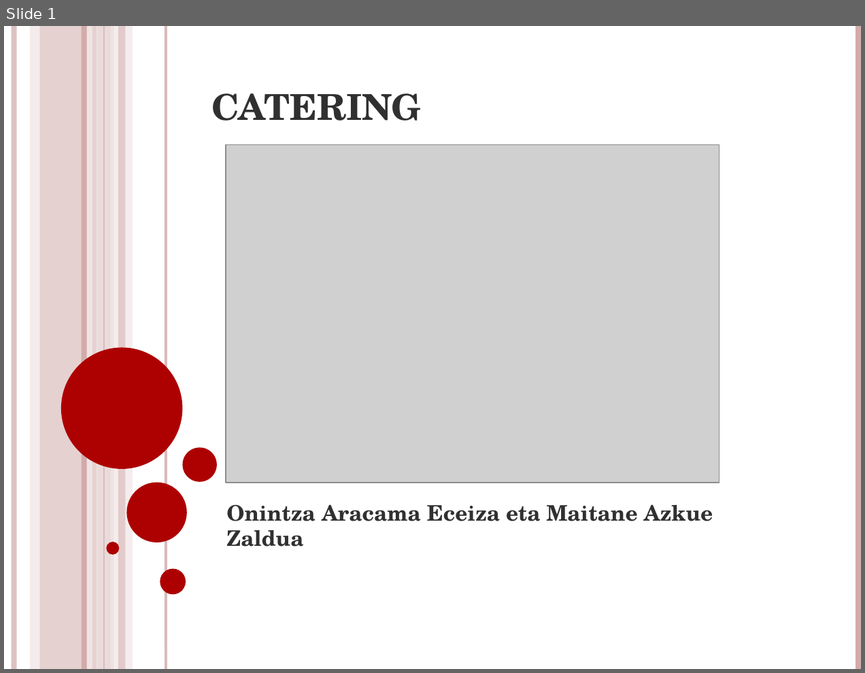
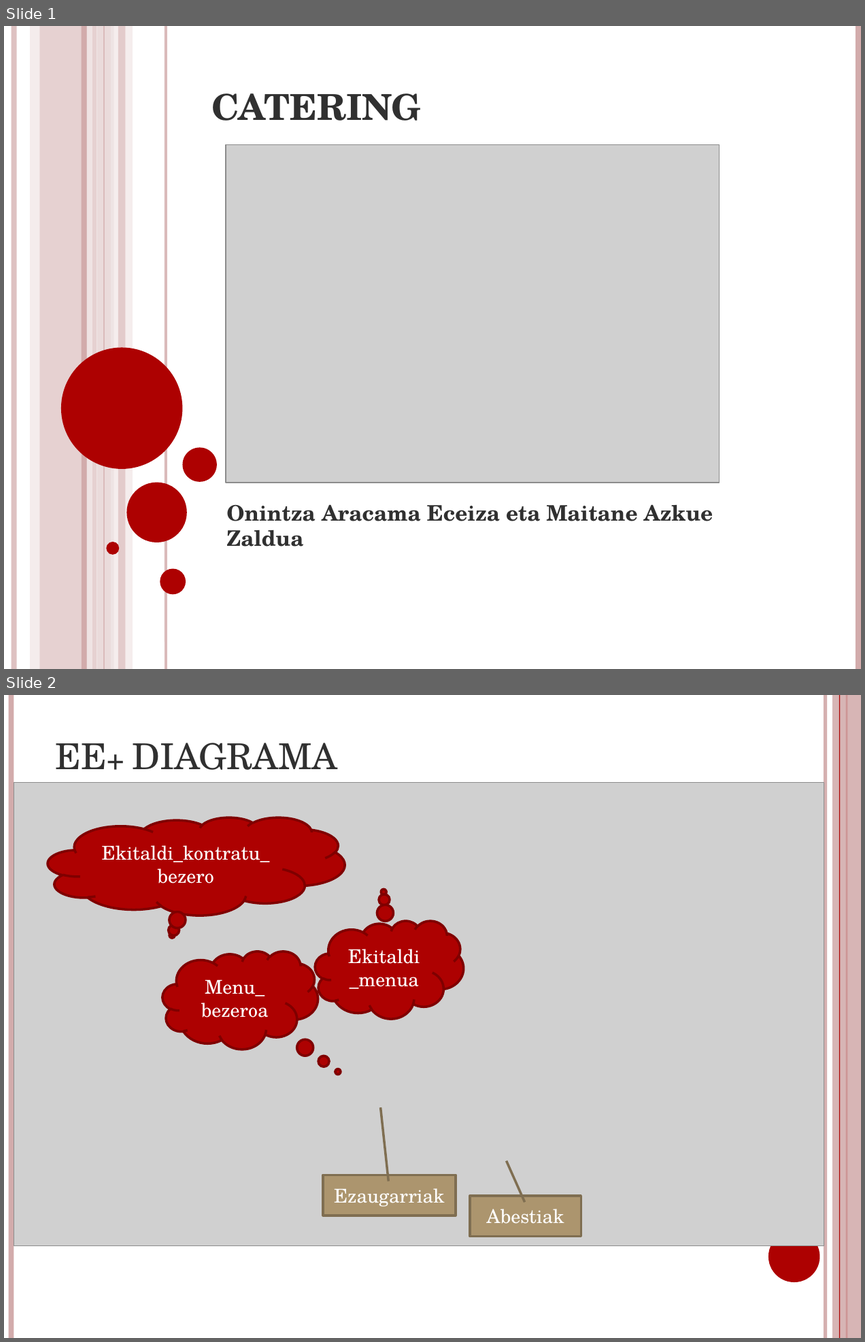
Before and after one commit to mazkue004/wso001m004, a slide deck: ikasleak/DBD/CATERING.pptx. Shown one above the other, each under a label of ours: slide 1 before the commit, slides 1 and 2 after it. The pictures are 865x673 and 865x1342 pixels, drawn with LibreOffice and Linux fonts; fonts in the diff are those of the drawing; grey boxes stand for pictures. Boxes give left, top, right and bottom in pixels: in the first picture for what was removed or moved away, otherwise in the second. Text is boxed around its words. In the diff, an @@ line names an element or a change of style, - is before the commit and + after.

```diff
--- a/ikasleak/DBD/CATERING.pptx
+++ b/ikasleak/DBD/CATERING.pptx
@@ slide 2 added at [4,695,861,1338], background #FFFFFF @@
@@ line added from (11, 695) to (11, 1338), #D3ABAB 4.5 pt @@
@@ line added from (825, 695) to (825, 1338), #D3ABAB 3 pt @@
@@ rectangle added at [832,695,861,1338], fill #D3ABAB at 87% opacity @@
@@ line added from (839, 695) to (839, 1338), #AD0101 0.75 pt @@
@@ line added from (847, 695) to (847, 1338), #AD0101 1.5 pt @@
@@ title added at [55,743,337,770], 30 pt, text #303030, small capitals @@
+EE+ DIAGRAMA
@@ picture added at [14,783,824,1246] @@
@@ thought cloud added at [48,817,344,915], fill #AD0101, outline #800101 2 pt, 16 pt, text #FFFFFF @@
+Ekitaldi_kontratu_bezero
@@ thought cloud added at [315,920,463,1018], fill #AD0101, outline #800101 2 pt, 16 pt, text #FFFFFF @@
+Ekitaldi_menua
@@ thought cloud added at [162,951,317,1049], fill #AD0101, outline #800101 2 pt, 16 pt, text #FFFFFF @@
+Menu_ bezeroa
@@ border callout added at [323,1175,455,1215], fill #AC956E, outline #7F6E51 2 pt, 16 pt, text #FFFFFF @@
+Ezaugarriak
@@ border callout added at [470,1195,581,1236], fill #AC956E, outline #7F6E51 2 pt, 16 pt, text #FFFFFF @@
+Abestiak
@@ ellipse added at [768,1231,820,1282], fill #AD0101 @@
```
Also in this commit, not shown: 6 other slides added, 2 slides removed, 4 other files.
